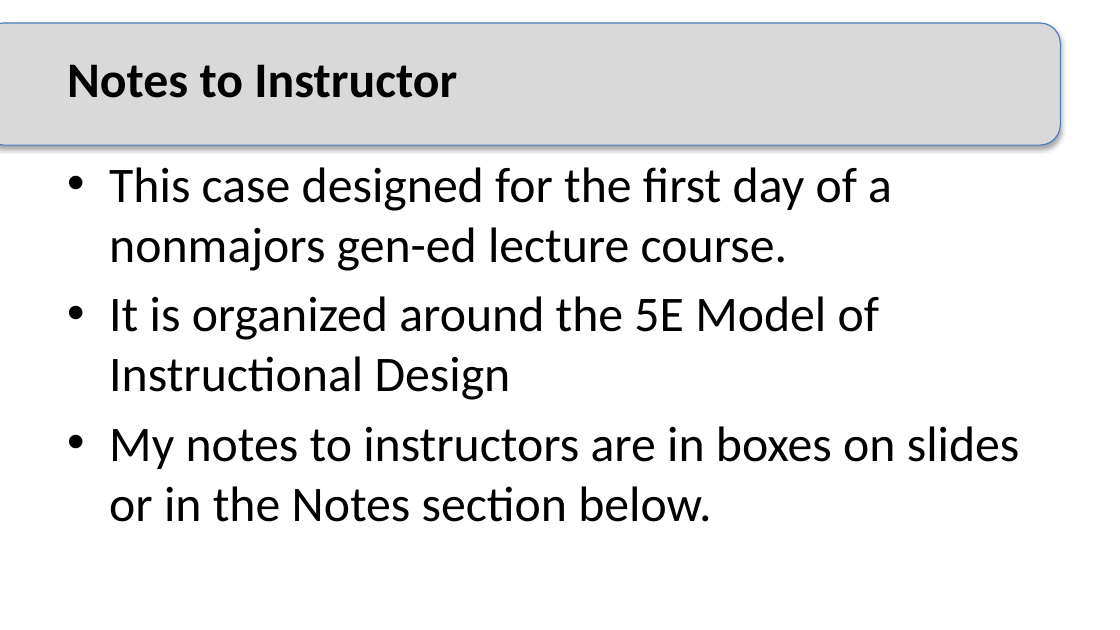
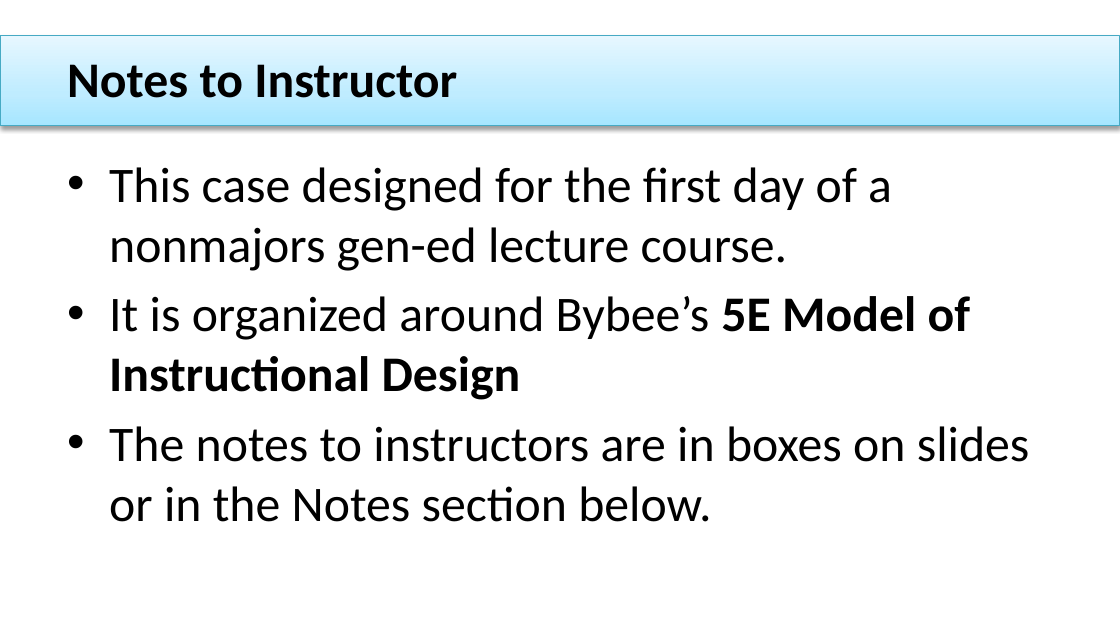
Before and after one commit to adanieljohnson/NTC2024, a slide deck: slide 1 of docs/downloads/Case-What_Is_Life_annotated.pptx. Drawn at 1120x630 pixels with LibreOffice and Linux fonts; fonts in the diff are those of the drawing. Boxes give left, top, right and bottom in pixels: in the first picture for what was removed or moved away, otherwise in the second. Text is boxed around its words. In the diff, an @@ line names an element or a change of style, - is before the commit and + after.

```diff
--- a/docs/downloads/Case-What_Is_Life_annotated.pptx
+++ b/docs/downloads/Case-What_Is_Life_annotated.pptx
@@ rounded rectangle removed at box(0, 24, 1060, 146) @@
@@ rectangle added at box(0, 36, 1120, 125), fill gradient #A7E6FF to #C1EDFF to #E7F8FF, outline #46AAC5 0.75 pt @@
@@ text at box(109, 296, 1030, 522): text changed @@
-• It is organized around the 5E Model of Instructional Design
-• My notes to instructors are in boxes on slides or in the Notes section below.
+• It is organized around Bybee’s 5E Model of Instructional Design
+• The notes to instructors are in boxes on slides or in the Notes section below.
```
Also in this commit, not shown: 19 other slides changed, 1 slide added, 2 other files.
